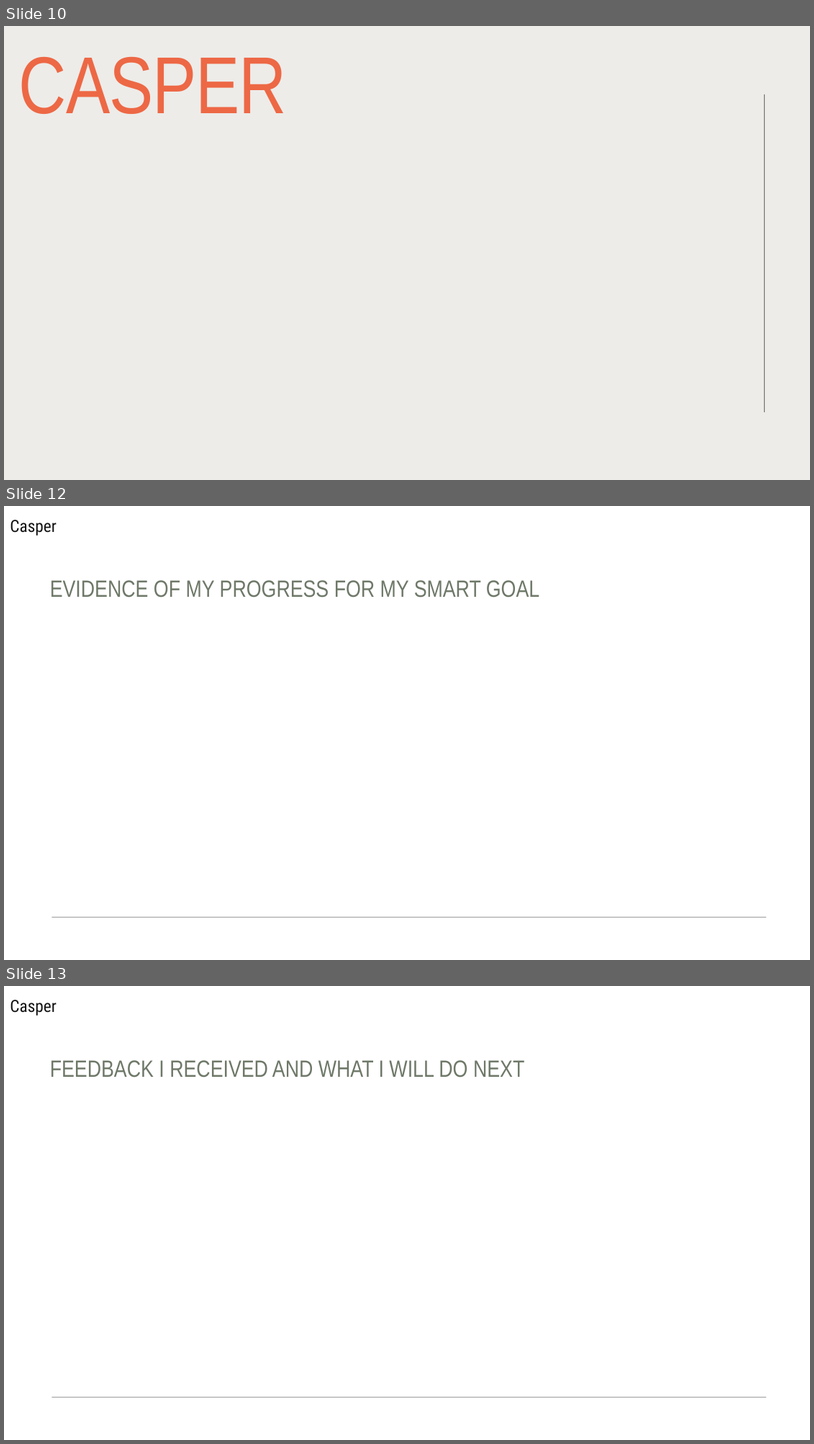
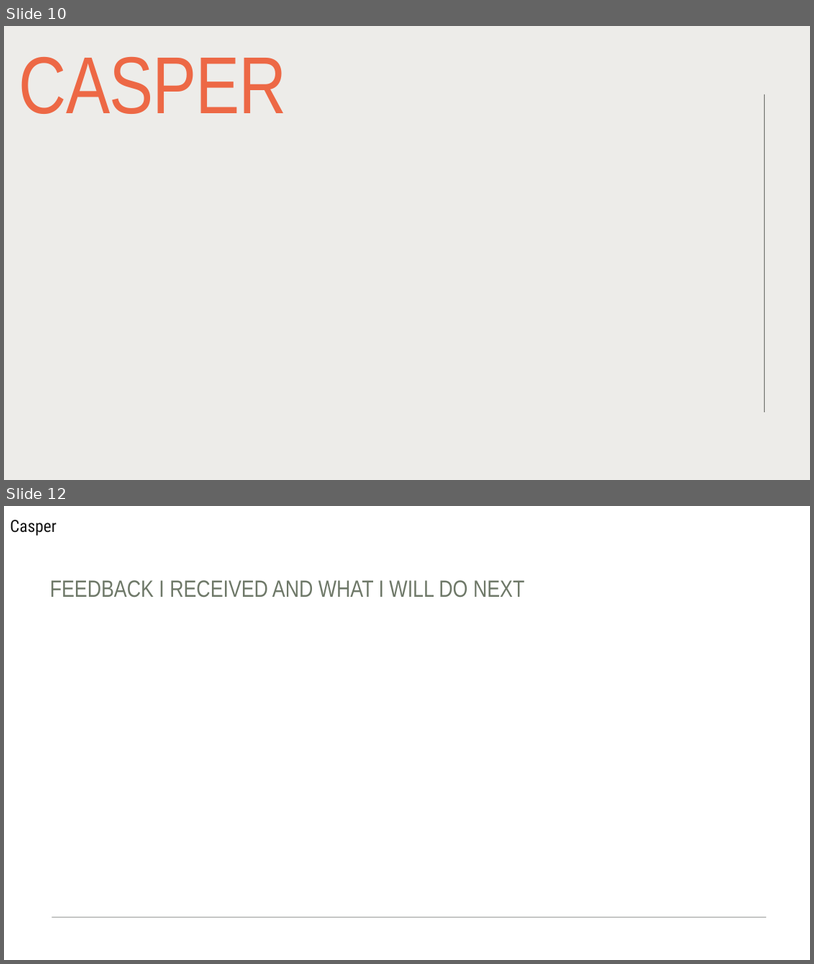
Before and after one commit to ginassadauskas/Project5Group1, a slide deck: peer assessment/interm peer assessment oct 26.pptx. Shown one above the other, each under a label of ours: slides 10, 12 and 13 before the commit, slides 10 and 12 after it; the slides between them are not shown. The pictures are 814x1444 and 814x964 pixels, drawn with LibreOffice and Linux fonts; fonts in the diff are those of the drawing. Boxes give left, top, right and bottom in pixels: in the first picture for what was removed or moved away, otherwise in the second. Text is boxed around its words. In the diff, an @@ line names an element or a change of style, - is before the commit and + after.

```diff
--- a/peer assessment/interm peer assessment oct 26.pptx
+++ b/peer assessment/interm peer assessment oct 26.pptx
@@ slide 12 removed at (4, 506, 810, 960), background #FFFFFF; not listed: 1 template element that a slide beside it also shows @@
@@ text removed at (10, 520, 57, 536) @@
-Casper
@@ title removed at (50, 580, 540, 597) @@
-EVIDENCE OF MY PROGRESS FOR MY SMART GOAL
@@ what was slide 13 is now slide 12 @@
```
Also in this commit, not shown: 1 slide added, 1 other slide removed.
